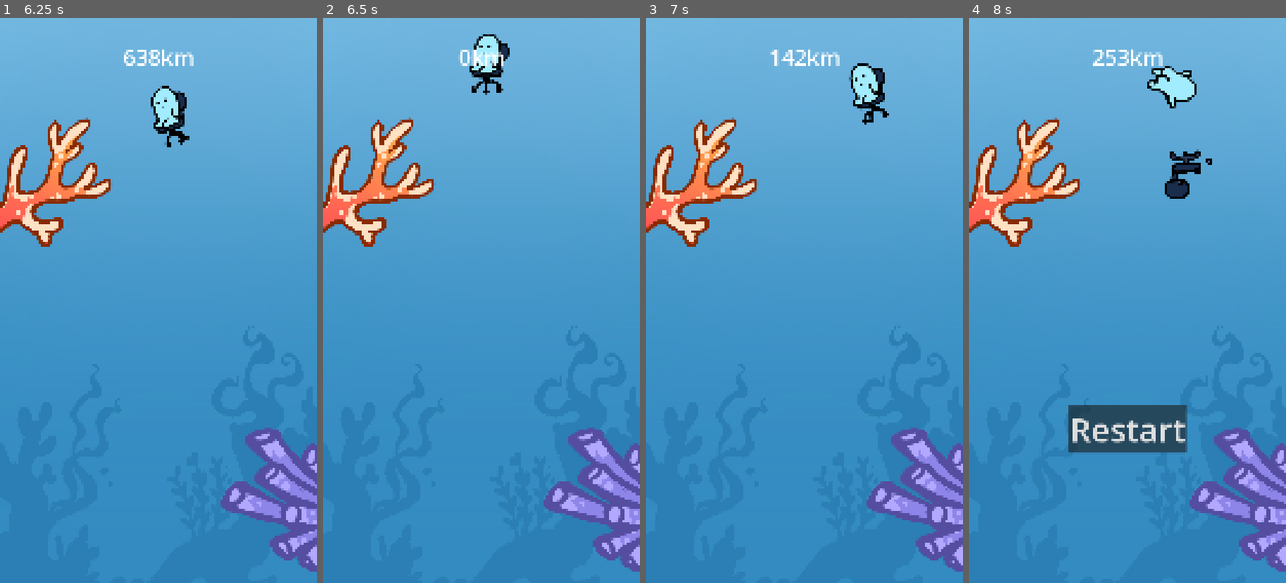
Above: before the commit, frames 1-4 (left to right).
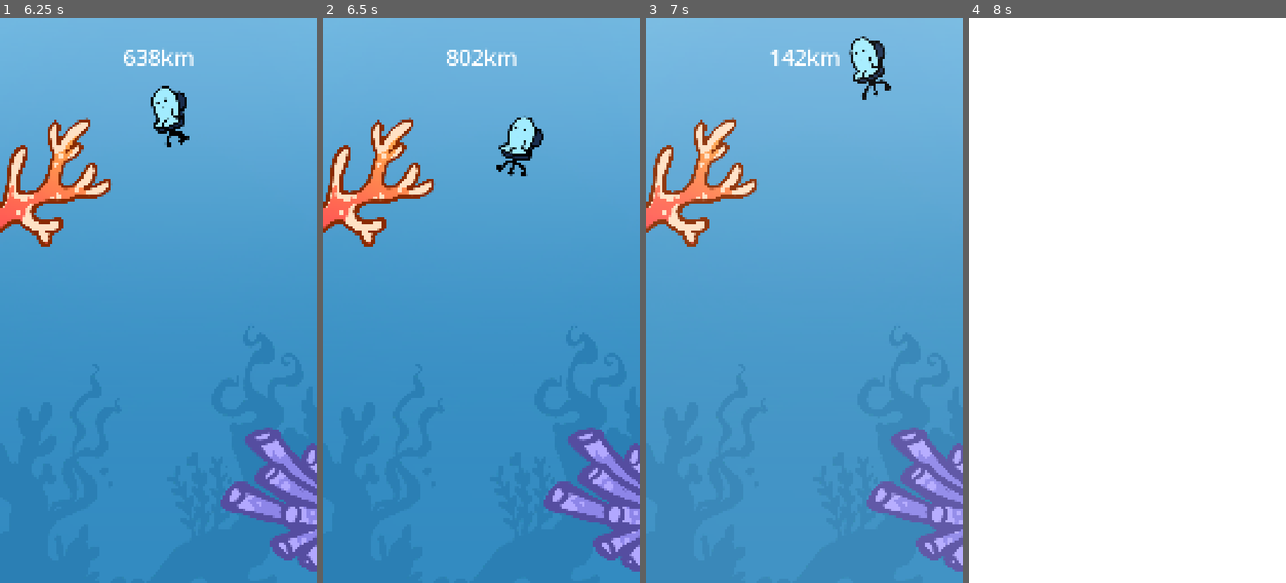
Above: after the commit, the same moments.

Repository: izzqz/to-the-core
Game: Godot game, scene res://main.tscn
Same seed, same stepped clock (60 frames per second), same inputs: the game is played once before the commit and once after it.
Inputs:
- Up to frame 1 (6.25 s): click "Restart" at 0.5 s; click "Restart" at 1.25 s; click "Restart" at 2 s; tap Space (flap) at 3.02, 3.32, 3.77, 4.07, 5.27, 5.57, 6.02 s
- Up to frame 2 (6.5 s): tap Space (flap) at 6.32 s; tap R (debug_restart) at 6.4 s
- Up to frame 3 (7 s): tap Space (flap) at 6.77 s
- Up to frame 4 (8 s): tap Space (flap) at 7.07 s; tap S (debug_stop) at 7.15 s

Frame 1 is identical in both runs. In frame 2, 1.8% of the frame differs, in the area x 39-70%, y 2-28%; in frame 3, 1.2%; in frame 4, 100%, in the area x 0-100%, y 0-100%.

Commit message:
Restart action

Diff:
--- a/scripts/game.gd
+++ b/scripts/game.gd
@@ -4,13 +4,14 @@
 
 func _ready() -> void:
 	Global.restart_game.connect(func():
+		Global.state = Global.GameState.MOVING
 		$Player.restart()
 	)
 
-func _input(event: InputEvent) -> void:
-	if event.is_action_pressed("debug_restart"):
-		$Player.position = start_position
-		$Player.restart()
-
-	if event.is_action_pressed("debug_stop"):
-		$Player.game_over()
+#func _input(event: InputEvent) -> void:
+	#if event.is_action_pressed("debug_restart"):
+		#$Player.position = start_position
+		#$Player.restart()
+#
+	#if event.is_action_pressed("debug_stop"):
+		#$Player.game_over()
--- a/scripts/global.gd
+++ b/scripts/global.gd
@@ -6,7 +6,14 @@
 signal restart_game
 signal game_over
 
+enum GameState {
+	DEATH_SCREEN,
+	MOVING
+}
+
 var junk: Array[Node] = []
+
+var state = GameState.DEATH_SCREEN
 
 func add_score(amount: float) -> void:
 	score += amount
--- a/scripts/overlay.gd
+++ b/scripts/overlay.gd
@@ -28,8 +28,10 @@
 func _on_restart_button_pressed() -> void:
 	Global.restart_game.emit()
 	is_death_screen = false
+	Global.state = Global.GameState.MOVING
 	restart_button.hide()
 
 func _on_game_over() -> void:
 	restart_button.show()
 	is_death_screen = true
+	Global.state = Global.GameState.DEATH_SCREEN
--- a/scripts/player.gd
+++ b/scripts/player.gd
@@ -116,6 +116,9 @@
 			game_over()
 
 func _input(event: InputEvent) -> void:
+	if Global.state == Global.GameState.DEATH_SCREEN:
+		return
+
 	if event.is_action_pressed("flap"):
 		target_direction *= -1
 		if target_direction > 0:
@@ -156,7 +159,9 @@
 	Global.game_over.emit()
 
 func _on_colision_detector_area_entered(area: Area2D) -> void:
-	print(area)
+	if Global.state == Global.GameState.DEATH_SCREEN:
+		return
+
 	if area.is_in_group("obstacle"):
 		game_over()
 
